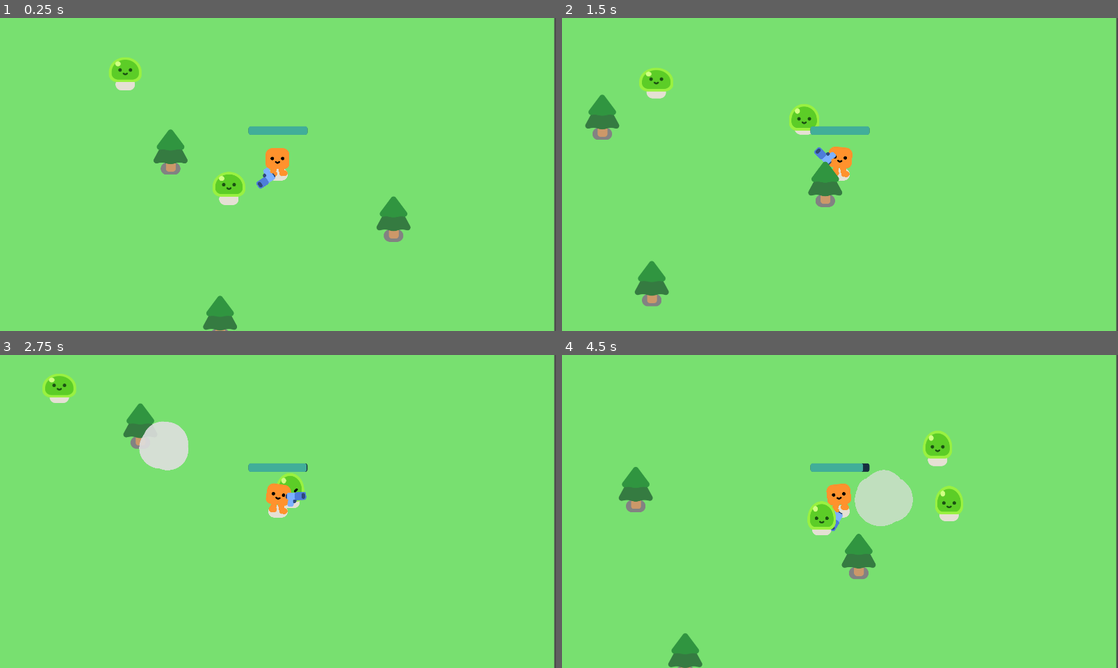
Above: before the commit, frames 1-4 (two rows, left to right).
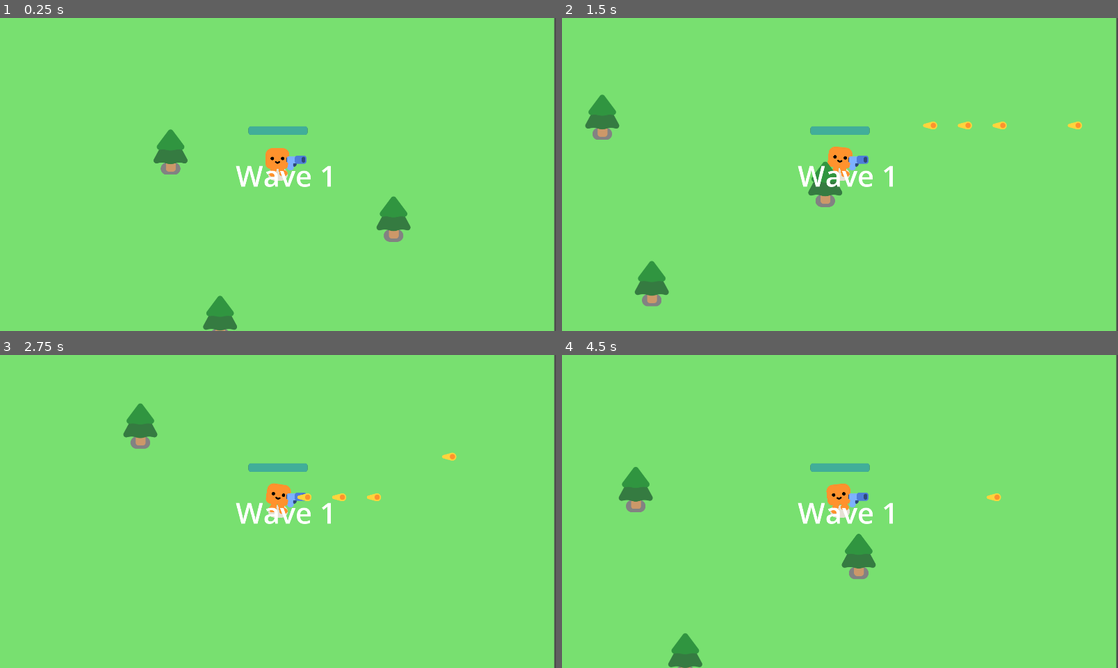
Above: after the commit, the same moments.

Repository: SK1PPR/byog24
Game: Godot game, scene res://survivor_game.tscn
Two runs of this game, one before a commit and one after it. Both use one fixed random seed, a clock stepped at 60 frames per second and the inputs below.
Inputs (mouse positions are in pixels of both pictures, inside the frame that each line leads up to):
- Up to frame 1 (0.25 s): no input
- Up to frame 2 (1.5 s): move the mouse to (962, 158) at 0.52 s; hold D (move_right) 0.53-1.28 s; click (962, 158) at 0.67 s; move the mouse to (728, 190) at 1.27 s; hold S (move_down) from 1.28 s (still down); click (728, 190) at 1.42 s
- Up to frame 3 (2.75 s): move the mouse to (333, 442) at 2.02 s; release S (move_down) at 2.03 s; hold D (move_right) from 2.03 s (still down); click (333, 442) at 2.17 s
- Up to frame 4 (4.5 s): move the mouse to (812, 574) at 2.77 s; release D (move_right) at 2.78 s; hold W (move_up) 2.78-3.53 s; click (812, 574) at 2.92 s; move the mouse to (1006, 558) at 3.52 s; hold A (move_left) from 3.53 s (still down); click (1006, 558) at 3.67 s; move the mouse to (673, 464) at 4.27 s; click (673, 464) at 4.42 s

The runs differ from the first frame. In frame 1, 1.5% of the frame differs, in the area x 19-60%, y 12-60%; in frame 2, 1.7%; in frame 3, 2.4%; in frame 4, 3.1%, in the area x 42-79%, y 24-58%.

Commit message:
aaahhhhhh

Diff:
--- /dev/null
+++ b/Card.tscn
@@ -0,0 +1,43 @@
+[gd_scene load_steps=6 format=3 uid="uid://feabo1fg7jve"]
+
+[ext_resource type="Texture2D" uid="uid://b258g8558v3pj" path="res://Cards/CardBorder.jpg" id="1_s6rwt"]
+[ext_resource type="Texture2D" uid="uid://bruhbd1re7hjw" path="res://Cards/download.jpg" id="2_1dlmv"]
+[ext_resource type="Texture2D" uid="uid://i4cjdwy1kcoj" path="res://icon.png" id="2_yr6ae"]
+[ext_resource type="Script" path="res://Cards/is_inside.gd" id="3_axoas"]
+[ext_resource type="Script" path="res://Cards/card_manager.gd" id="3_bulwv"]
+
+[node name="Card" type="MarginContainer"]
+offset_right = 250.0
+offset_bottom = 350.0
+pivot_offset = Vector2(125, 175)
+script = ExtResource("3_bulwv")
+border = ExtResource("1_s6rwt")
+selectBorder = ExtResource("2_1dlmv")
+
+[node name="Border" type="Sprite2D" parent="."]
+position = Vector2(125, 175)
+rotation = 1.5708
+scale = Vector2(0.065, 0.065)
+texture = ExtResource("1_s6rwt")
+script = ExtResource("3_axoas")
+
+[node name="VBoxContainer" type="VBoxContainer" parent="."]
+layout_mode = 2
+
+[node name="Panel" type="Panel" parent="VBoxContainer"]
+layout_mode = 2
+
+[node name="Label" type="Label" parent="VBoxContainer/Panel"]
+layout_mode = 2
+offset_left = 7.0
+offset_top = 205.0
+offset_right = 257.0
+offset_bottom = 228.0
+scale = Vector2(0.95, 1)
+theme_override_colors/font_color = Color(0, 0, 0, 1)
+text = "Hahahha"
+horizontal_alignment = 1
+
+[node name="Image" type="Sprite2D" parent="VBoxContainer"]
+position = Vector2(122, 133)
+texture = ExtResource("2_yr6ae")
--- /dev/null
+++ b/Cards/card_manager.gd
@@ -0,0 +1,14 @@
+extends Node
+
+signal card_pressed(card_number: int)
+
+@export var border: Resource
+@export var pic: Resource
+@export var labelText: String
+@export var uid: int
+@export var selectBorder: Resource
+
+func _input(event: InputEvent) -> void:
+	if event is InputEventMouseButton and event.is_pressed():
+		if $Border.inside(event.position):
+			emit_signal("card_pressed", uid)
--- /dev/null
+++ b/Cards/card_select.gd
@@ -0,0 +1,21 @@
+extends Node
+
+@onready var c0 = $Card
+@onready var c1 = $Card3
+@onready var c2 = $Card2
+var currentlySelected = 0
+
+func _card_clicked(uid: int):
+	currentlySelected = uid
+	var bord0 = c0.get_child(0)
+	bord0.texture = c0.border
+	var bord1 = c1.get_child(0)
+	bord1.texture = c1.border
+	var bord2 = c2.get_child(0)
+	bord2.texture = c2.border
+	if uid == 0:
+		bord0.texture = c0.selectBorder
+	elif  uid == 1:
+		bord1.texture = c1.selectBorder
+	else:
+		bord2.texture = c2.selectBorder
--- /dev/null
+++ b/Cards/card_select_menu.gd
@@ -0,0 +1,7 @@
+extends Node
+
+signal card_selected(uid: int)
+
+func _on_continue_button_pressed() -> void:
+	%CardSelect.visible = false
+	emit_signal("card_selected", $ColorRect/Node2D.currentlySelected)
--- /dev/null
+++ b/Cards/is_inside.gd
@@ -0,0 +1,4 @@
+extends Sprite2D
+
+func inside(pos) -> bool:
+	return get_rect().has_point(to_local(pos))
--- a/PowerupManager/powerup_manager.gd
+++ b/PowerupManager/powerup_manager.gd
@@ -2,7 +2,7 @@
 
 class_name Powerup
 
-@onready var Player = $"../Player"
+@onready var Player = $"/root/Game/Player"
 
 func execute_powerup() -> void:
 	assert(false, "Implement this in child class")
--- /dev/null
+++ b/card_box.tscn
@@ -0,0 +1,30 @@
+[gd_scene load_steps=3 format=3 uid="uid://dkx33oml8p7wp"]
+
+[ext_resource type="Script" path="res://Cards/card_select.gd" id="1_67x14"]
+[ext_resource type="PackedScene" uid="uid://feabo1fg7jve" path="res://Card.tscn" id="1_cgoho"]
+
+[node name="Card_Box" type="Node2D"]
+script = ExtResource("1_67x14")
+
+[node name="Card" parent="." instance=ExtResource("1_cgoho")]
+z_index = 100
+
+[node name="Card2" parent="." instance=ExtResource("1_cgoho")]
+z_index = 100
+offset_left = 586.0
+offset_top = -1.0
+offset_right = 836.0
+offset_bottom = 349.0
+uid = 2
+
+[node name="Card3" parent="." instance=ExtResource("1_cgoho")]
+z_index = 100
+offset_left = 300.0
+offset_top = -1.0
+offset_right = 550.0
+offset_bottom = 349.0
+uid = 1
+
+[connection signal="card_pressed" from="Card" to="." method="_card_clicked"]
+[connection signal="card_pressed" from="Card2" to="." method="_card_clicked"]
+[connection signal="card_pressed" from="Card3" to="." method="_card_clicked"]
--- a/survivor_game.gd
+++ b/survivor_game.gd
@@ -11,9 +11,17 @@
 	#spawn_mob()
 
 var current_wave: int = 0
-const WAVE_GAP: int = 15
+const WAVE_GAP: int = 8
 
 func _ready() -> void:
+	$WaveSpawnText.visible = true
+	var timer: Timer = Timer.new()
+	add_child(timer)
+	timer.wait_time = WAVE_GAP
+	timer.one_shot = true
+	timer.start()
+	await timer.timeout
+	timer.queue_free()
 	$WaveManager.start_wave(current_wave)
 
 
@@ -21,10 +29,16 @@
 	%GameOverScreen.visible = true
 	get_tree().paused = true
 
+func _on_wave_ended() -> void:
+	%CardSelect.visible = true
 
-func _on_wave_ended() -> void:
-	print("Wave Ended")
+
+func _on_card_selected(uid: int) -> void:
+	print("Powerup ", uid, " was selected")
+	print("Spawning new wave")
 	current_wave += 1
+	$WaveSpawnText/Label.text = "Wave " + str(current_wave + 1)
+	$WaveSpawnText.visible = true
 	$InterWaveTimer.wait_time = WAVE_GAP
 	$InterWaveTimer.start()
 
--- a/survivor_game.tscn
+++ b/survivor_game.tscn
@@ -10,6 +10,9 @@
 [ext_resource type="Script" path="res://PowerupManager/first_aid.gd" id="7_xi406"]
 [ext_resource type="Script" path="res://PowerupManager/shield.gd" id="9_25wkp"]
 [ext_resource type="Script" path="res://PowerupManager/poison_aura.gd" id="10_bse3l"]
+[ext_resource type="PackedScene" uid="uid://dkx33oml8p7wp" path="res://card_box.tscn" id="11_2bcwy"]
+[ext_resource type="Script" path="res://Cards/card_select_menu.gd" id="11_d12ke"]
+[ext_resource type="Script" path="res://wave_spawn_text.gd" id="13_4it74"]
 
 [sub_resource type="Curve2D" id="Curve2D_553bb"]
 _data = {
@@ -62,8 +65,6 @@
 [node name="Tree3" parent="." instance=ExtResource("2_y1j85")]
 position = Vector2(991, 560)
 
-[node name="Mob" parent="." instance=ExtResource("3_fcxp3")]
-
 [node name="Timer" type="Timer" parent="."]
 wait_time = 0.3
 autostart = true
@@ -98,7 +99,7 @@
 
 [node name="WaveManager" type="Node" parent="."]
 script = ExtResource("5_k8rdd")
-innerRadius = 50.0
+innerRadius = 200.0
 outerRadius = 500.0
 enemies = Array[Resource]([ExtResource("3_fcxp3"), ExtResource("3_fcxp3"), ExtResource("3_fcxp3"), ExtResource("3_fcxp3")])
 
@@ -120,12 +121,56 @@
 [node name="PoisonAura" type="Node" parent="PowerupManager"]
 script = ExtResource("10_bse3l")
 
+[node name="CardSelect" type="CanvasLayer" parent="."]
+unique_name_in_owner = true
+visible = false
+script = ExtResource("11_d12ke")
+
+[node name="ColorRect" type="ColorRect" parent="CardSelect"]
+anchors_preset = 15
+anchor_right = 1.0
+anchor_bottom = 1.0
+grow_horizontal = 2
+grow_vertical = 2
+color = Color(0, 0, 0, 0.470588)
+
+[node name="Node2D" parent="CardSelect/ColorRect" instance=ExtResource("11_2bcwy")]
+z_index = 100
+position = Vector2(118, 217)
+scale = Vector2(2, 2)
+
+[node name="Button" type="Button" parent="CardSelect"]
+offset_left = 1591.0
+offset_top = 930.0
+offset_right = 1837.0
+offset_bottom = 1018.0
+theme_override_font_sizes/font_size = 45
+text = "Continue"
+
+[node name="WaveSpawnText" type="CanvasLayer" parent="."]
+unique_name_in_owner = true
+visible = false
+script = ExtResource("13_4it74")
+
+[node name="Label" type="Label" parent="WaveSpawnText"]
+offset_left = 645.0
+offset_top = 390.0
+offset_right = 1330.0
+offset_bottom = 698.0
+theme_override_font_sizes/font_size = 100
+text = "Wave 1"
+horizontal_alignment = 1
+vertical_alignment = 1
+
 [connection signal="health_deplete" from="Player" to="." method="_on_player_health_deplete"]
-[connection signal="on_death" from="Mob" to="WaveManager" method="_on_mob_on_death"]
 [connection signal="timeout" from="Timer" to="." method="_on_timer_timeout"]
 [connection signal="wave_ended" from="WaveManager" to="." method="_on_wave_ended"]
+[connection signal="wave_ended" from="WaveManager" to="CardSelect" method="_on_wave_manager_wave_ended"]
 [connection signal="timeout" from="WaveManager/Timer" to="WaveManager" method="_on_timer_timeout"]
 [connection signal="timeout" from="InterWaveTimer" to="." method="_wave_timeout_over"]
 [connection signal="first_aid_used" from="PowerupManager/FirstAid" to="Player" method="_on_first_aid_used"]
 [connection signal="shield_used" from="PowerupManager/Shield" to="Player" method="_on_shield_shield_used"]
 [connection signal="poison_aura_used" from="PowerupManager/PoisonAura" to="Player/PowerupRange" method="_on_poison_aura_used"]
+[connection signal="card_selected" from="CardSelect" to="." method="_on_card_selected"]
+[connection signal="pressed" from="CardSelect/Button" to="CardSelect" method="_on_continue_button_pressed"]
+[connection signal="visibility_changed" from="WaveSpawnText" to="WaveSpawnText" method="on_visiblilty_change"]
--- /dev/null
+++ b/wave_spawn_text.gd
@@ -0,0 +1,15 @@
+extends CanvasLayer
+
+@export var waitTime: float = 5
+
+func on_visiblilty_change():
+	print('Yahoo ', %WaveSpawnText.visible)
+	if %WaveSpawnText.visible:
+		var timer: Timer = Timer.new()
+		add_child(timer)
+		timer.wait_time = waitTime
+		timer.one_shot = true
+		timer.start()
+		await timer.timeout
+		timer.queue_free()
+		%WaveSpawnText.visible = false
Binary file added: Cards/CardBorder.jpg
Not shown, added: Cards/CardBorder.jpg.import
Binary file added: Cards/CardLogos/medkit.png
Not shown, added: Cards/CardLogos/medkit.png.import
Binary file added: Cards/CardLogos/poison.png
Not shown, added: Cards/CardLogos/poison.png.import
Binary file added: Cards/CardLogos/shield.png
Not shown, added: Cards/CardLogos/shield.png.import
Binary file added: Cards/download.jpg
Not shown, added: Cards/download.jpg.import
Binary file added: Cards/selectB.png
Not shown, added: Cards/selectB.png.import
(and 1 more such lines)
